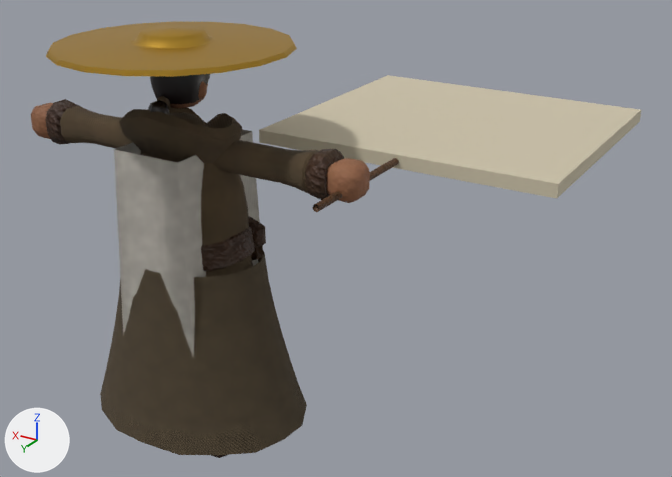
The glTF model csharp/Unciv.Godot/Packs/units/models/unit/Great Artist.glb as it was, and as the next commit left it.
Camera for both pictures: a 50 mm camera at (-1.031, 1.205, 1.105) aimed at (-0.167, -0.236, 0.385). Every picture has the same lights, and +X, +Y and +Z are marked at lower left. The picture after the commit comes second. Where no turn or scale is listed for an object, it has been applied to the vertices. Vertices at exactly the same position are counted once.

Objects in the first picture: 'Prop', 'Warrior'.
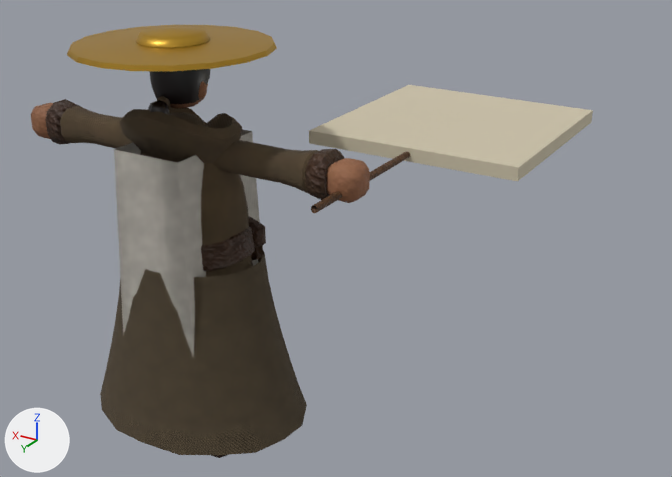
The newer file is also rescaled (x1.067) as a whole; pictures and numbers use the older file's frame.

The change, as a list of edits to the scene's bpy script:
```text
Change me_mesh_skinned:
    used by ob_warrior; location = (0.0, 0.0, -0.01)
    remove me_mesh_skinned.from_pydata(...)  # 2324 vertices, 4457 faces; spans x -0.362..0.362, y -0.193..0.217, z 0.01..0.827
    add me_mesh_skinned.from_pydata(...)  # 2324 vertices, 4457 faces; spans x -0.362..0.362, y -0.174..0.185, z 0.01..0.827
    me_mesh_skinned part 1: 54 of the vertices in x -0.202..0.202, y -0.193..0.217, z 0.794..0.807 are scaled about their middle by (0.84, 0.84, 1)
Change me_mesh_prop:
    used by ob_prop; location = (-0.333, -0.065, 0.594)
    remove me_mesh_prop.from_pydata(...)  # 39 vertices, 66 faces; spans x -0.287..0.287, y -0.603..0.164, z -0.012..0.012
    add me_mesh_prop.from_pydata(...)  # 39 vertices, 66 faces; spans x -0.205..0.205, y -0.549..0.17, z -0.012..0.012
    me_mesh_prop part 2: the loose piece of 8 vertices spanning x -0.287..0.287, y -0.603..-0.094, z -0.012..0.012 is scaled about its middle by (0.714, 0.806, 1), then moved by (0.0, 0.005, 0.0)
    other edits to the shape of me_mesh_prop do not show in these pictures
```

Changed parts and their boxes [x1, y1, x2, y2] in the pictures (672 x 477 px; the box of a moved part takes in the faces that stretch with it):
'Warrior', reshaped: before [31, 21, 370, 458]; after [31, 25, 370, 458]
'Prop', reshaped (26% narrower, 7% shorter): before [259, 75, 641, 212]; after [309, 85, 593, 213]
part 1 of me_mesh_skinned, moved or reshaped: before [46, 21, 297, 77]; after [67, 25, 277, 71]
part 2 of me_mesh_prop, moved or reshaped: before [259, 75, 641, 198]; after [309, 85, 593, 181]
